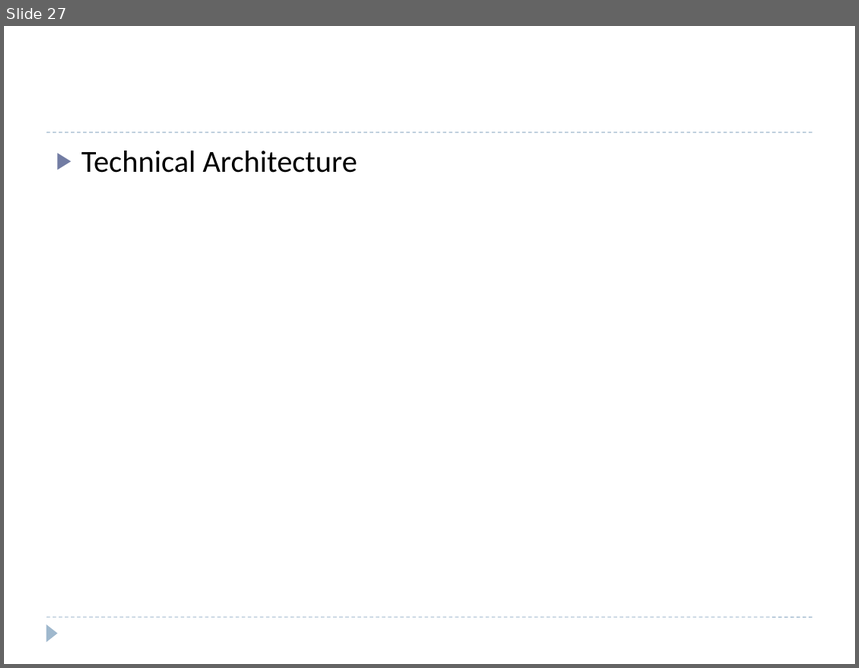
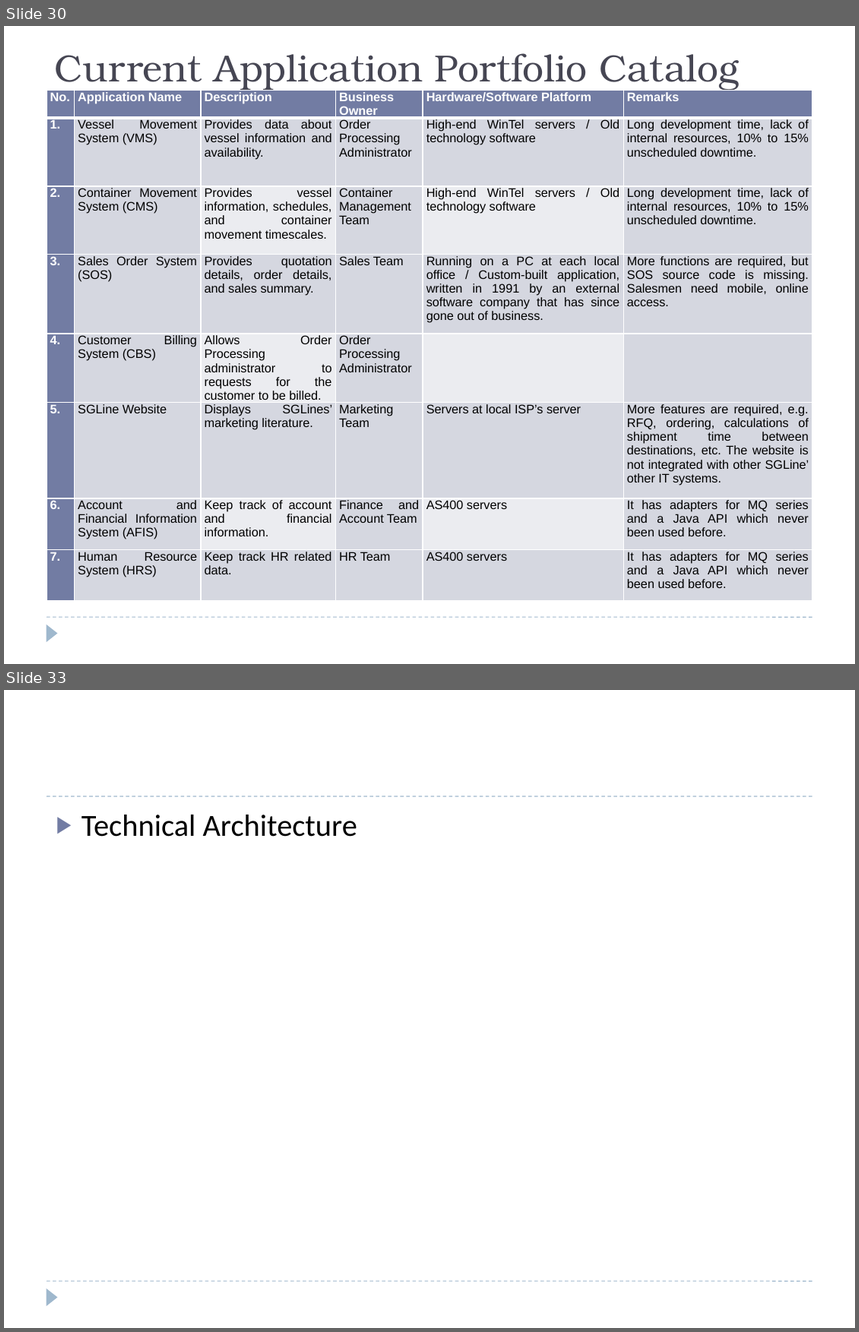
Before and after one commit to windieccf/t1-shipping, a slide deck: Enterprise Architech Presentation.pptx. Shown one above the other, each under a label of ours: slide 27 before the commit, slides 30 and 33 after it; the slides between them are not shown. The pictures are 859x668 and 859x1332 pixels, drawn with LibreOffice and Linux fonts; fonts in the diff are those of the drawing. Boxes give left, top, right and bottom in pixels: in the first picture for what was removed or moved away, otherwise in the second. Text is boxed around its words. In the diff, an @@ line names an element or a change of style, - is before the commit and + after.

```diff
--- a/Enterprise Architech Presentation.pptx
+++ b/Enterprise Architech Presentation.pptx
@@ slide 30 added at (4,26,855,664), background #FFFFFF; not listed: 2 template elements that a slide beside it also shows @@
@@ text added at (55,53,740,91), 32 pt, text #464653 @@
+Current Application Portfolio Catalog
@@ table added at (47,91,813,615), 8 rows, 6 columns @@
+No. | Application Name | Description | Business Owner | Hardware/Software Platform | Remarks
+1. | Vessel Movement System (VMS) | Provides data about vessel information and availability. | Order Processing Administrator | High-end WinTel servers / Old technology software | Long development time, lack of internal resources, 10% to 15% unscheduled downtime.
+2. | Container Movement System (CMS) | Provides vessel information, schedules, and container movement timescales. | Container Management Team | High-end WinTel servers / Old technology software | Long development time, lack of internal resources, 10% to 15% unscheduled downtime.
+3. | Sales Order System (SOS) | Provides quotation details, order details, and sales summary. | Sales Team | Running on a PC at each local office / Custom-built application, written in 1991 by an external software company that has since gone out of business. | More functions are required, but SOS source code is missing. Salesmen need mobile, online access.
+4. | Customer Billing System (CBS) | Allows Order Processing administrator to requests for the customer to be billed. | Order Processing Administrator |  | 
+5. | SGLine Website | Displays SGLines’ marketing literature. | Marketing Team | Servers at local ISP’s server | More features are required, e.g. RFQ, ordering, calculations of shipment time between destinations, etc. The website is not integrated with other SGLine’ other IT systems.
+6. | Account and Financial Information System (AFIS) | Keep track of account and financial information. | Finance and Account Team | AS400 servers | It has adapters for MQ series and a Java API which never been used before.
+7. | Human Resource System (HRS) | Keep track HR related data. | HR Team | AS400 servers | It has adapters for MQ series and a Java API which never been used before.
@@ what was slide 27 is now slide 33 @@
```
Also in this commit, not shown: 5 other slides added.
